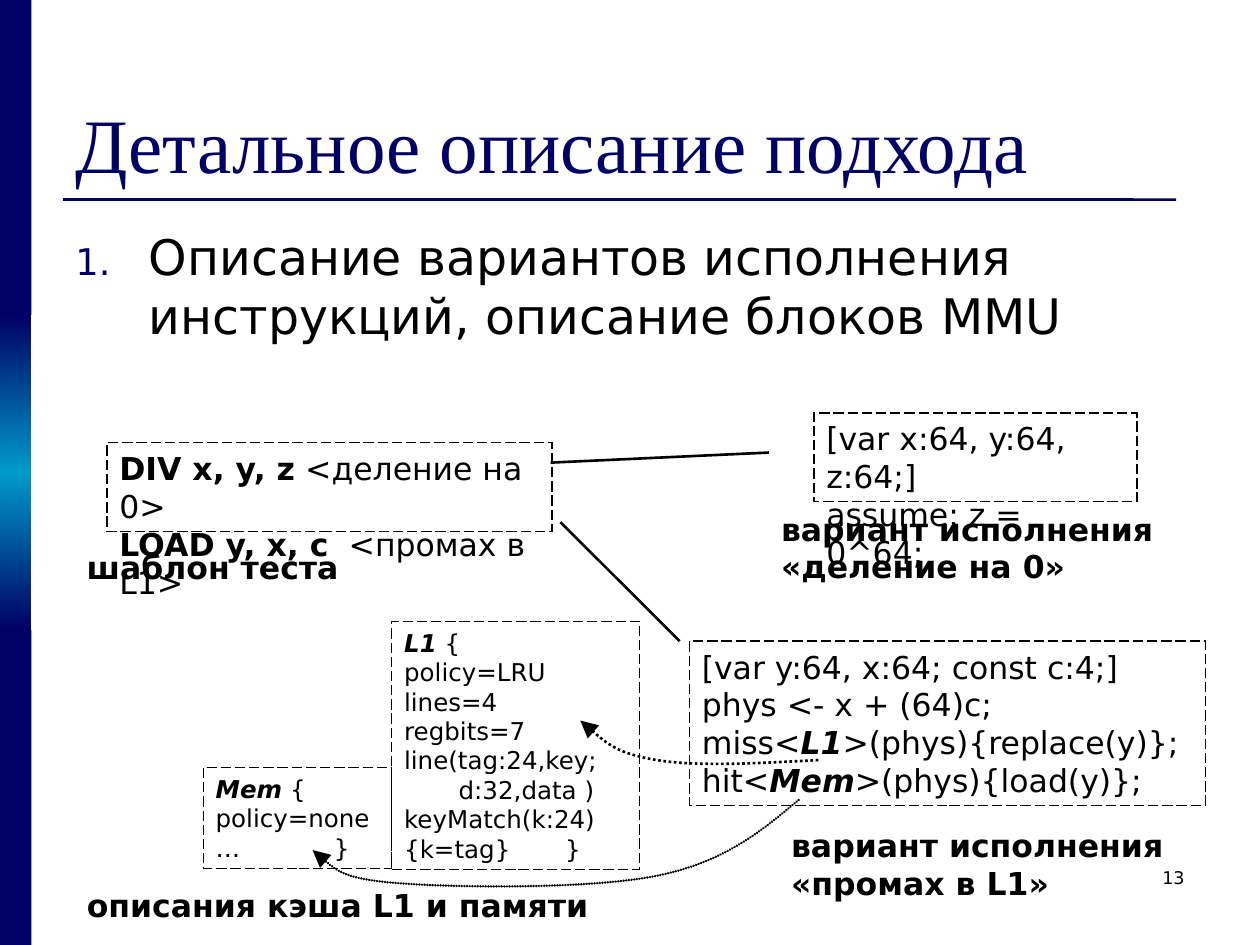
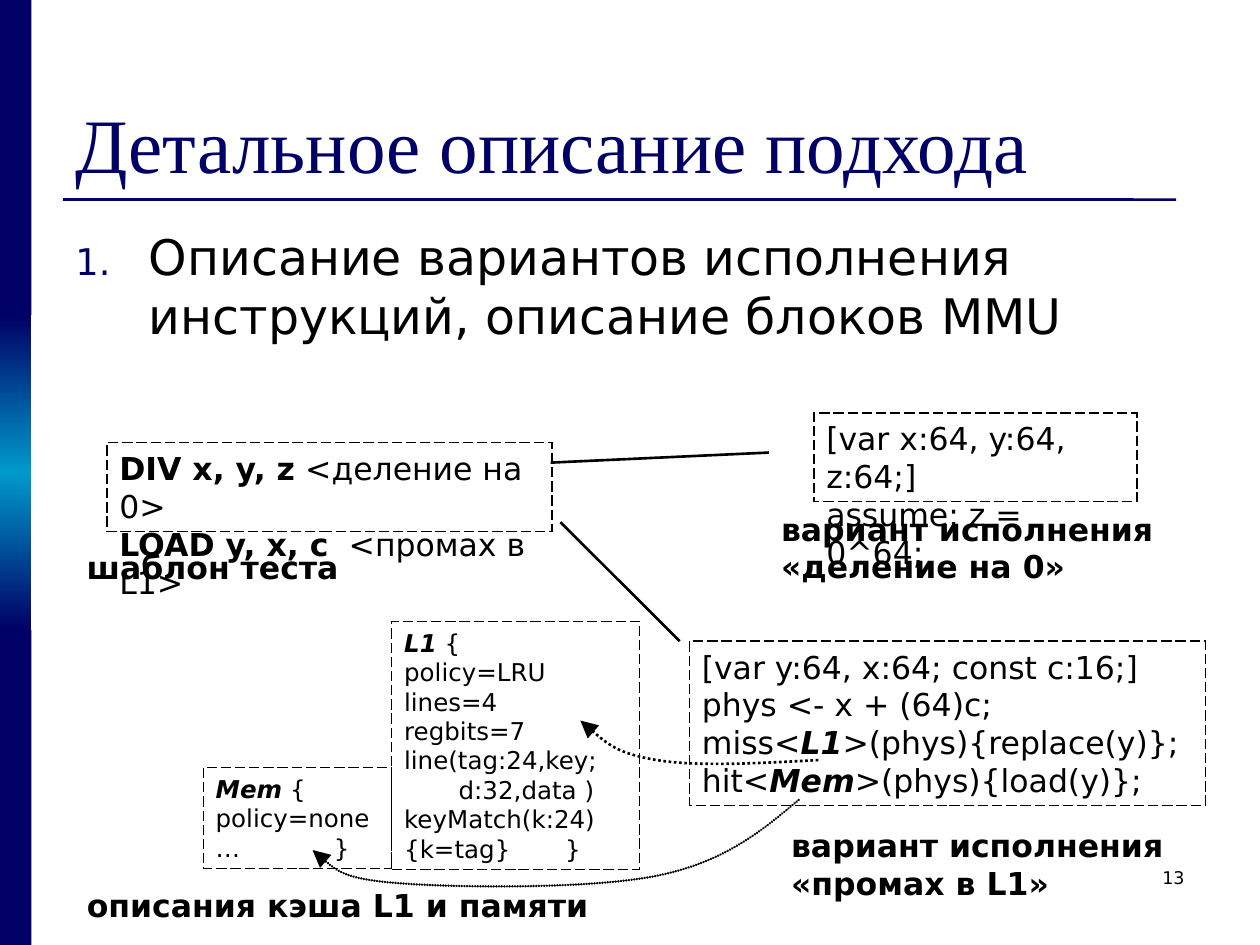
Before and after one commit to kornevgen/tesla-project, a slide deck: slide 13 of papers/THESIS/talks/pred/prethesis8.ppt. Drawn at 1260x945 pixels with LibreOffice and Linux fonts; fonts in the diff are those of the drawing. Boxes give left, top, right and bottom in pixels: in the first picture for what was removed or moved away, otherwise in the second. Text is boxed around its words. In the diff, an @@ line names an element or a change of style, - is before the commit and + after.

```diff
--- a/papers/THESIS/talks/pred/prethesis8.ppt
+++ b/papers/THESIS/talks/pred/prethesis8.ppt
@@ text in rectangle at [702,655,1138,686]: text changed @@
-[var y:64, x:64; const c:4;]
+[var y:64, x:64; const c:16;]
```
Also in this commit, not shown: 3 other slides changed.
